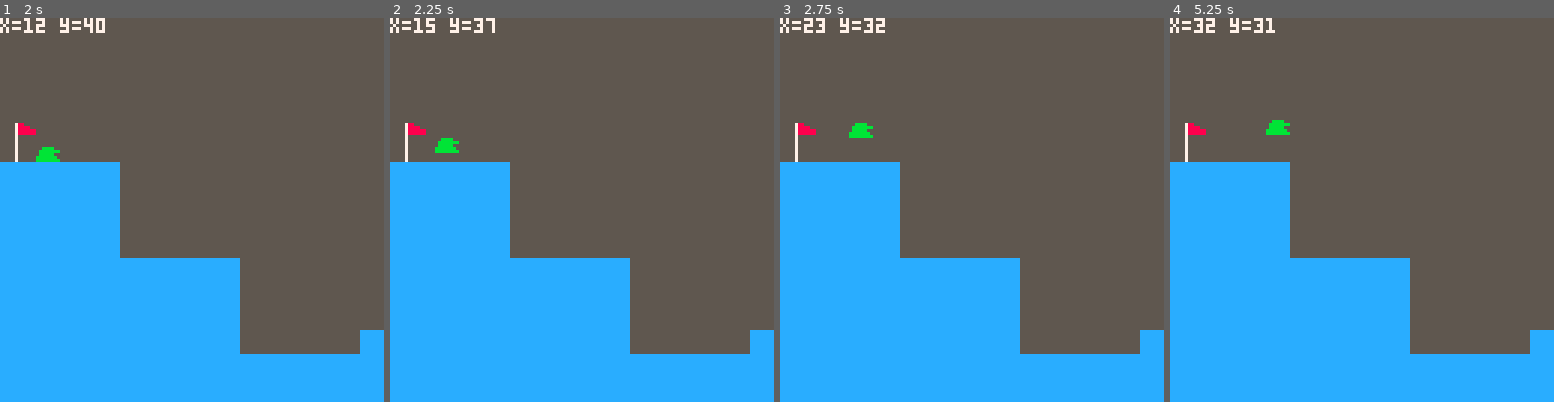
Above: before the commit, frames 1-4 (left to right).
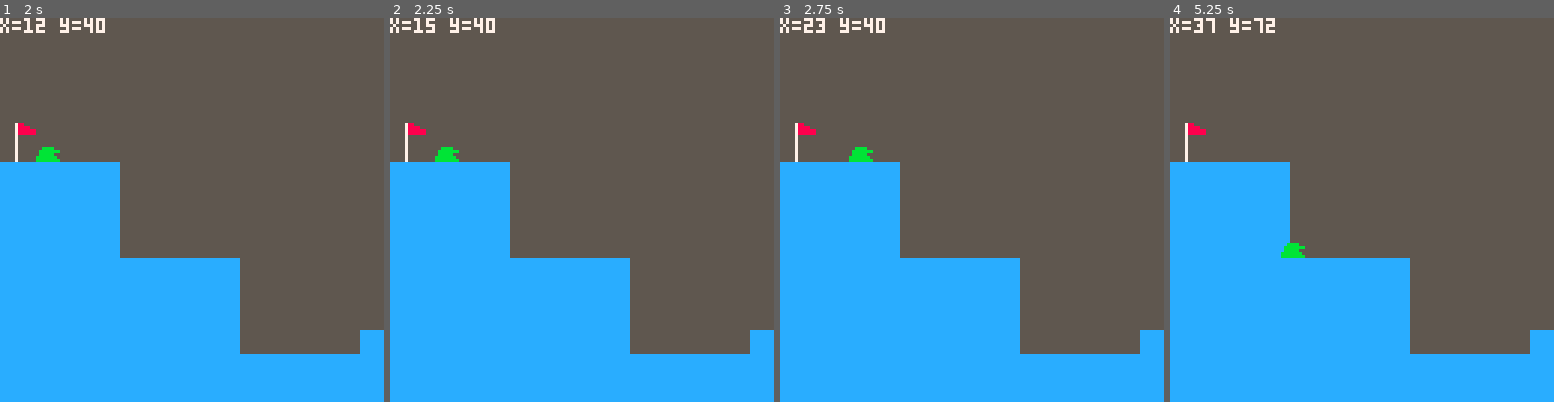
Above: after the commit, the same moments.

Repository: Finn4239/ShellShockLite
Game: PICO-8 cartridge game.p8
The game is run twice, just before and just after one commit, with the same random seed, the same clock (stepped at 60 frames per second) and the same inputs.
Inputs:
- Up to frame 1 (2 s): hold Right from 1.6 s (still down)
- Up to frame 2 (2.25 s): release Right at 2.1 s; hold Up from 2.15 s (still down)
- Up to frame 3 (2.75 s): release Up at 2.42 s; hold Right from 2.47 s (still down)
- Up to frame 4 (5.25 s): release Right at 3.03 s; hold Left 3.08-3.58 s; hold Down 3.63-3.97 s; hold Right 4.02-4.68 s; hold Up 4.73-5.03 s; hold Left from 5.08 s (still down)

Frame 1 is identical in both runs. In frame 2, 0.3% of the frame differs, in the area x 11-27%, y 0-38%; in frame 3, 0.4%; in frame 4, 0.5%, in the area x 9-36%, y 0-63%.

Commit message:
implemented basic gravity

Diff:
--- a/src/core/game.lua
+++ b/src/core/game.lua
@@ -1,41 +1,71 @@
--- START-Coordinates
 x = 0
 y = 40
--- constants
+
 PLAYER_SPRITE = 1
-BOTTOM_SPRITE = 4
+GRAVITY = 0.3
+MAX_FALL_SPEED = 3
 
-function _draw()
-    cls(5)
+velocity_y = 0
 
-    map()
-    spr(PLAYER_SPRITE, x, y)
-    print("x="..x.." y="..y, 0, 0, 7) --debug output
+function sign(a)
+    return a < 0 and -1 or (a > 0 and 1 or 0)
 end
 
-function _update()
-    -- Save player coordinates
-    local lx = x
-    local ly = y
-
-    if btn(0) then x = x - 1 end -- move left
-    if btn(1) then x = x + 1 end -- move right
-    if btn(2) then y = y - 1 end --move down
-    if btn(3) then y = y + 1 end -- move up
-
-    if isObstacle() then
-        x = lx
-        y = ly
-    end
+function abs(a)
+    return a < 0 and -a or a
 end
 
-function isObstacle()
-    local tx = flr((x+7) / 8)
-    local ty = flr((y+7) / 8)
+function solid_at(px, py)
+    local tx = flr(px / 8)
+    local ty = flr(py / 8)
 
     return fget(mget(tx, ty), 0)
 end
 
-function gravity()
+function calculateVelocity()
+    velocity_y = velocity_y + GRAVITY
+    if velocity_y > MAX_FALL_SPEED then
+    velocity_y = MAX_FALL_SPEED
+    end
+end
 
+function apply_gravity()
+    local dir = sign(velocity_y)
+    local pixels = flr(abs(velocity_y))
+
+    for i=1, pixels do
+        if not solid_at(x+4, y+8*dir) then
+            y = y + dir
+        else
+            velocity_y = 0
+            break
+        end
+    end
 end
+
+function apply_horizontal()
+    local dx = (btn(1) and 1 or 0) - (btn(0) and 1 or 0)
+    if dx == 0 then return end
+
+    -- zwei Testpunkte:
+    local top_y = y + 1
+    local bottom_y = y + 7
+
+    if not solid_at(x + dx*8, top_y)
+            and not solid_at(x + dx*8, bottom_y) then
+        x = x + dx
+    end
+end
+
+function _update()
+    calculateVelocity()
+    apply_gravity()
+    apply_horizontal()
+end
+
+function _draw()
+    cls(5)
+    map()
+    spr(PLAYER_SPRITE, x, y)
+    print("x="..x.." y="..y, 0, 0, 7)
+end
